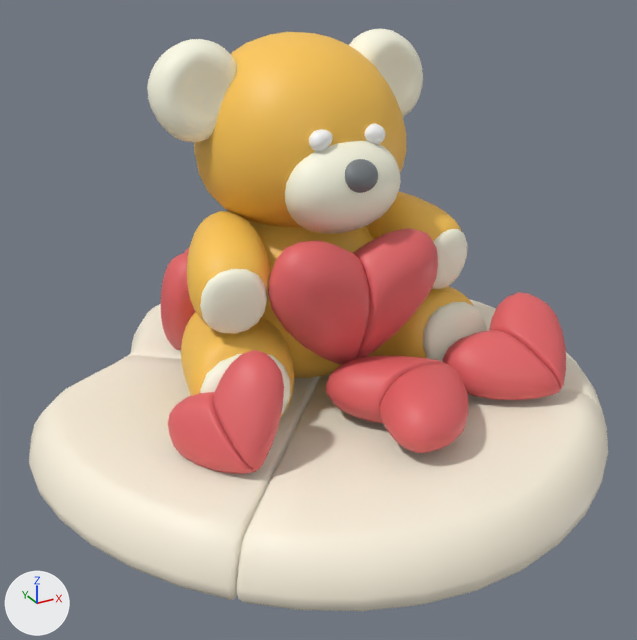
An edit to the FBX model Assets/Yarn/FBXs/LV_8.fbx, drawn before and after from the same camera.
Before and after are seen from a 50 mm lens placed at (-5.11, -9.39, 3.56), pointed at (-0.03, -0.15, -1.06). Arrows for +X, +Y and +Z are at lower left; the lights stay in place. The older version comes first. Where no turn or scale is listed for an object, it has been applied to the vertices.

Before the edit, the objects in view are built like this:
```python
me_mesh_002 = bpy.data.meshes.new('Mesh.002')
me_mesh_002.from_pydata(...)  # 234 vertices, 232 faces; spans x -0.703..0.703, y -0.566..0.566, z -0.383..0.383
me_mesh_002.materials.append(mat_yarn_crimson)  # red #e56567
me_mesh_003 = bpy.data.meshes.new('Mesh.003')
me_mesh_003.from_pydata(...)  # 234 vertices, 232 faces; spans x -0.8..0.8, y -0.5..0.5, z -0.38..0.38
me_mesh_003.materials.append(mat_yarn_crimson)  # red #e56567
me_mesh_004 = bpy.data.meshes.new('Mesh.004')
me_mesh_004.from_pydata(...)  # 160 vertices, 316 faces; spans x -1.98..1.98, y -2.51..2.51, z -0.36..0.36
me_mesh_004.materials.append(mat_yarn_light_brown)  # pale yellow #fcf3df
me_mesh_017 = bpy.data.meshes.new('Mesh.017')
me_mesh_017.from_pydata(...)  # 162 vertices, 320 faces; spans x -0.144..0.144, y -0.134..0.134, z -0.125..0.125
me_mesh_017.materials.append(mat_wool_6_knit_pattern_basecolor)  # its picture is missing
me_mesh_018 = bpy.data.meshes.new('Mesh.018')
me_mesh_018.from_pydata(...)  # 162 vertices, 320 faces; spans x -0.148..0.148, y -0.134..0.134, z -0.124..0.124
me_mesh_018.materials.append(mat_wool_6_knit_pattern_basecolor)  # its picture is missing
ob_polysurface995 = bpy.data.objects.new('polySurface995', me_mesh_002)
ob_polysurface995.location = (0.5, -2.06, -1.59)
ob_polysurface996 = bpy.data.objects.new('polySurface996', me_mesh_003)
ob_polysurface996.location = (0.4, -1.2, -1.59)
ob_polysurface997 = bpy.data.objects.new('polySurface997', me_mesh_017)
ob_polysurface997.location = (-0.19, -0.48, 1.36)
ob_polysurface998 = bpy.data.objects.new('polySurface998', me_mesh_018)
ob_polysurface998.location = (0.52, -0.48, 1.36)
ob_polysurface999 = bpy.data.objects.new('polySurface999', me_mesh_004)
ob_polysurface999.location = (-1.79, -0.26, -2.36)
# also in view: 'polySurface1013' at (-1.58, -1.38, -1.33); 'polySurface1016' at (1.48, 0.84, 1.82); 'polySurface1019' at (-1.11, 1.58, -1.25); 'polySurface1000' at (0.3, 2.25, -2.37); 'polySurface1008' at (1.5, 0.19, -1.5)
```
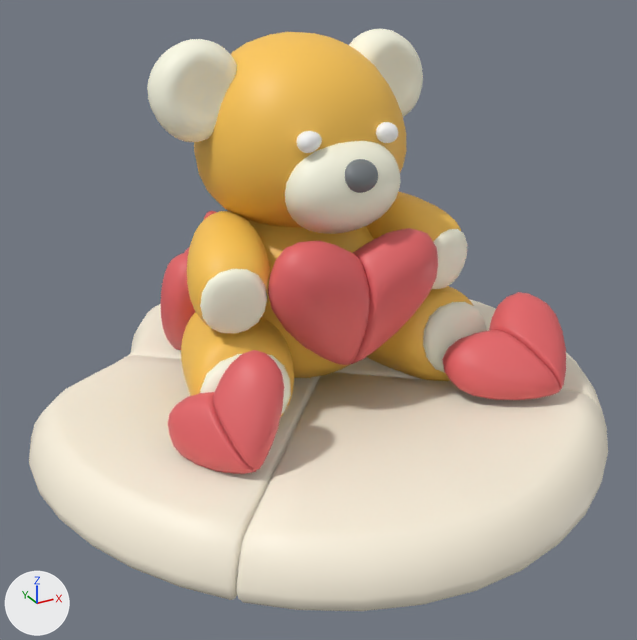
Pixel boxes [x1, y1, x2, y2] of what changed, in the pictures (637 x 640 px):
'polySurface995', moved, rescaled (not visible afterwards)
    before: [380, 363, 469, 453]
'polySurface996', reshaped, moved (mostly hidden afterwards)
    before: [326, 356, 446, 424]
    after: [204, 211, 216, 219]
'polySurface998', reshaped, moved (348% wider, 52% taller)
    before: [364, 124, 386, 144]
    after: [296, 122, 398, 153]
'polySurface997', deleted
    before: [309, 129, 333, 151]
part 3 of me_mesh_018, deleted
    before: [364, 124, 386, 144]
part 4 of me_mesh_018, added
    after: [376, 122, 398, 143]
part 5 of me_mesh_018, added
    after: [296, 131, 322, 153]

Edits to the bpy script that builds the scene:
```text
Change me_mesh_003:
    used by ob_polysurface996; location = (0.4, -1.2, -1.59)
    remove me_mesh_003.from_pydata(...)  # 234 vertices, 232 faces; spans x -0.8..0.8, y -0.5..0.5, z -0.38..0.38
    add me_mesh_003.from_pydata(...)  # 234 vertices, 232 faces; spans x -0.23..0.25, y -0.24..0.24, z -0.35..0.35
    me_mesh_003 part 1: the whole mesh is multiplied about its middle by the matrix ((-0.212, -0.002, 0.426), (0.001, -0.476, -0.002), (0.426, 0.0, 0.212))
Change me_mesh_002:
    used by ob_polysurface995; location = (0.5, -2.06, -1.59)
    remove me_mesh_002.from_pydata(...)  # 234 vertices, 232 faces; spans x -0.703..0.703, y -0.566..0.566, z -0.383..0.383
    add me_mesh_002.from_pydata(...)  # 234 vertices, 232 faces; spans x -0.336..0.335, y -0.268..0.269, z -0.182..0.182
    me_mesh_002 part 2: the whole mesh is turned 179.7 degrees about the z axis through its middle and scaled by 0.476
Change me_mesh_018:
    used by ob_polysurface998; location = (0.52, -0.48, 1.36)
    remove me_mesh_018.from_pydata(...)  # 162 vertices, 320 faces; spans x -0.148..0.148, y -0.134..0.134, z -0.124..0.124
    add me_mesh_018.from_pydata(...)  # 324 vertices, 640 faces; spans x -0.672..0.672, y -0.134..0.134, z -0.124..0.124
    me_mesh_018 part 3: 162 vertices removed from x -0.148..0.148, y -0.134..0.134, z -0.124..0.124
    me_mesh_018 part 4: 162 vertices added at x 0.375..0.672, y -0.134..0.134, z -0.124..0.124
    me_mesh_018 part 5: 162 vertices added at x -0.672..-0.375, y -0.134..0.134, z -0.124..0.124
Remove ob_polysurface997:
    ob_polysurface997 = bpy.data.objects.new('polySurface997', me_mesh_017)
    ob_polysurface997.location = (-0.19, -0.48, 1.36)
Change ob_polysurface996:
    ob_polysurface996.location: (0.4, -1.2, -1.59) -> (-0.91, 0.76, -0.07)
Change ob_polysurface995:
    ob_polysurface995.location: (0.5, -2.06, -1.59) -> (0.1, 1.17, -0.86)
Change ob_polysurface998:
    ob_polysurface998.location: (0.52, -0.48, 1.36) -> (0.18, -0.48, 1.36)
```
